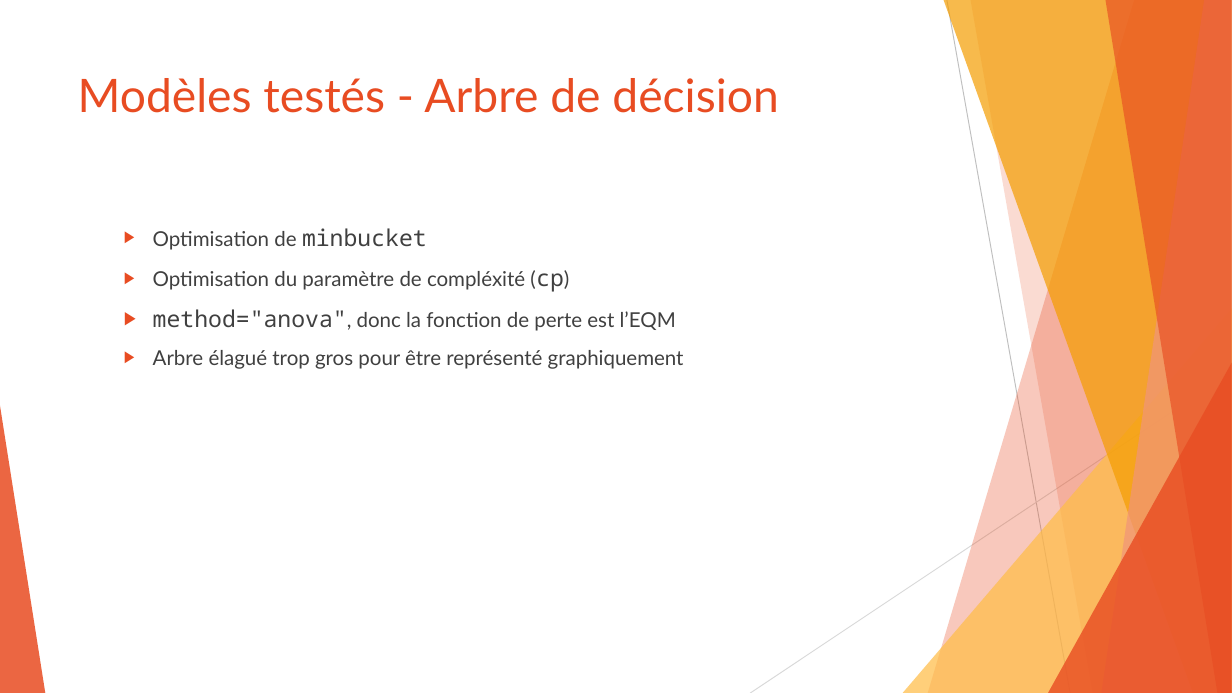
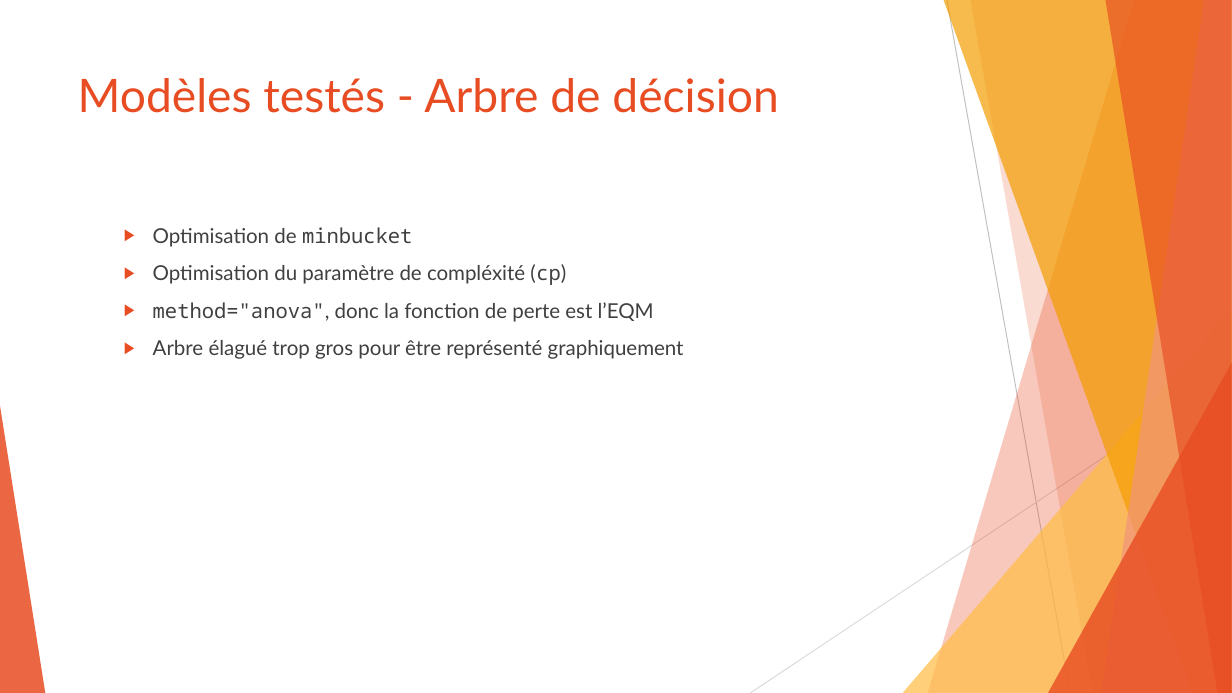
Before and after one commit to SamuelProvencher/TP-Apprentissage, a slide deck: slide 14 of PP.pptx. Drawn at 1232x693 pixels with LibreOffice and Linux fonts; fonts in the diff are those of the drawing. Boxes give left, top, right and bottom in pixels: in the first picture for what was removed or moved away, otherwise in the second. Text is boxed around its words. In the diff, an @@ line names an element or a change of style, - is before the commit and + after.

```diff
--- a/PP.pptx
+++ b/PP.pptx
@@ text at [153,227,654,322]: size 18 to 16 pt in "minbucket", "(cp)", "method="anova"," @@
```
Also in this commit, not shown: 4 other slides changed.
